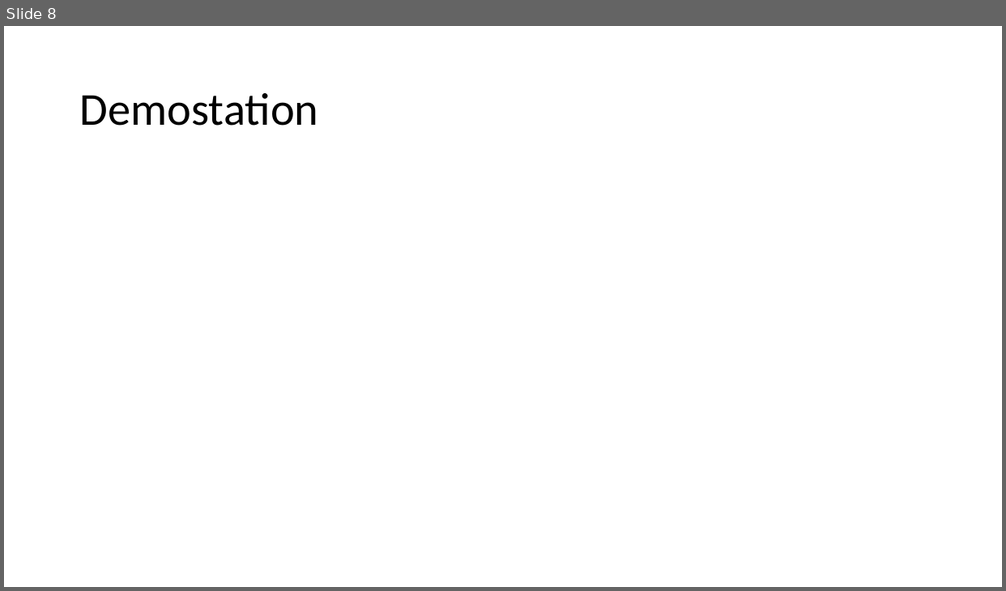
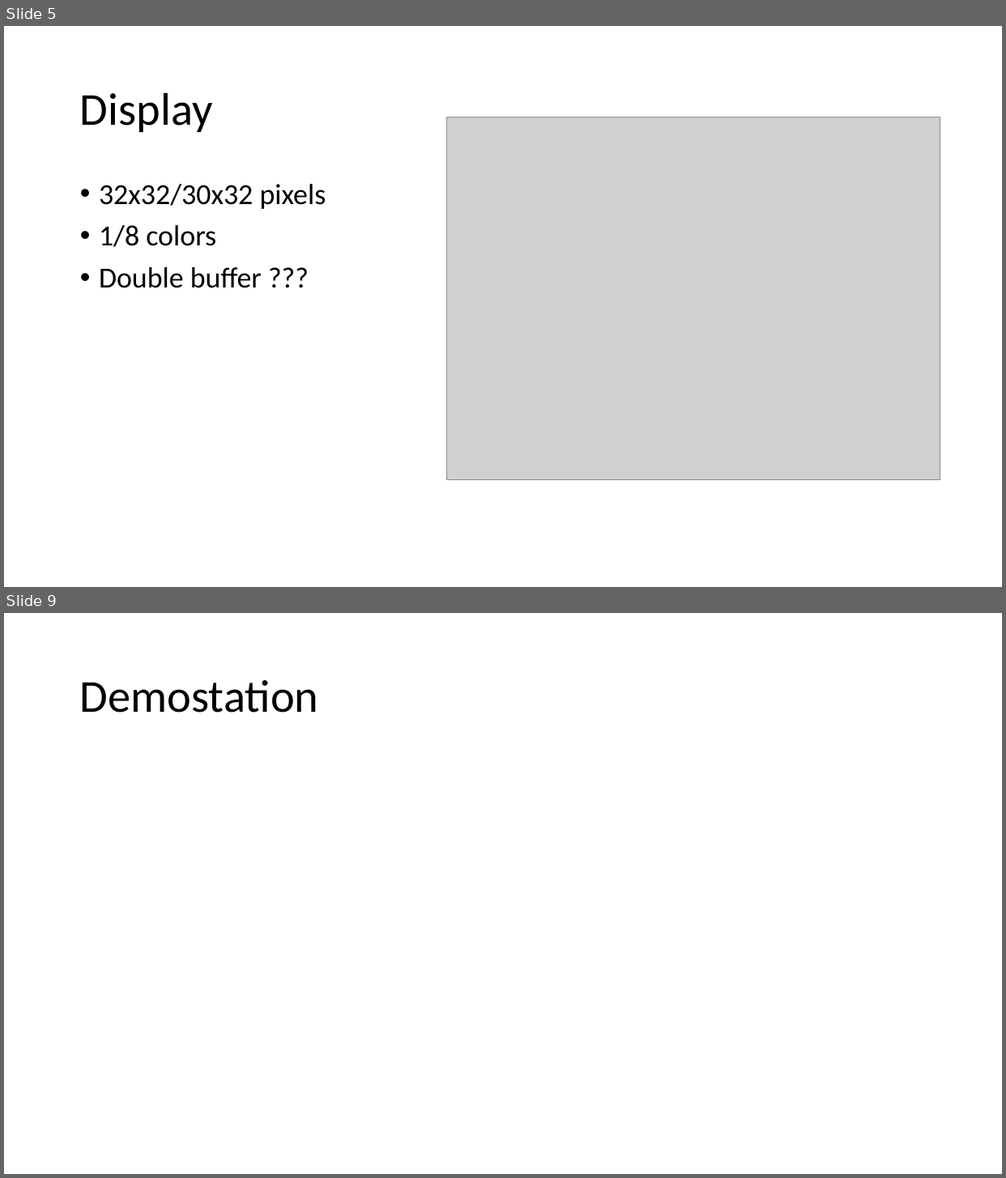
Before and after one commit to Intelix8996/cdm-project, a slide deck: docs/project.pptx. Shown one above the other, each under a label of ours: slide 8 before the commit, slides 5 and 9 after it; the slides between them are not shown. The pictures are 1006x591 and 1006x1178 pixels, drawn with LibreOffice and Linux fonts; fonts in the diff are those of the drawing; grey boxes stand for pictures. Boxes give left, top, right and bottom in pixels: in the first picture for what was removed or moved away, otherwise in the second. Text is boxed around its words. In the diff, an @@ line names an element or a change of style, - is before the commit and + after.

```diff
--- a/docs/project.pptx
+++ b/docs/project.pptx
@@ slide 5 added at (4, 26, 1002, 587), background #FFFFFF @@
@@ title added at (80, 92, 213, 132), 44 pt, text #000000 @@
+Display
@@ picture added at (447, 118, 940, 480) @@
@@ text added at (99, 184, 326, 288), 28 pt, text #000000 @@
+• 32x32/30x32 pixels
+• 1/8 colors
+• Double buffer ???
@@ what was slide 8 is now slide 9 @@
```
Also in this commit, not shown: 7 slides changed, 6 other slides added, 3 slides removed, 4 other files.
